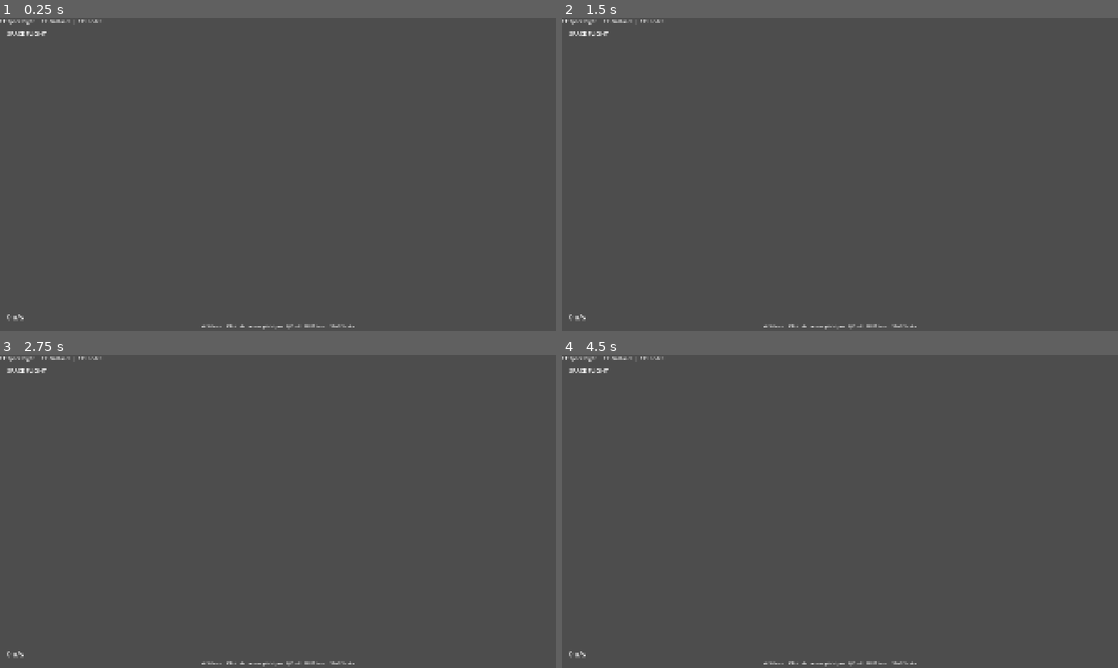
Above: before the commit, frames 1-4 (two rows, left to right).
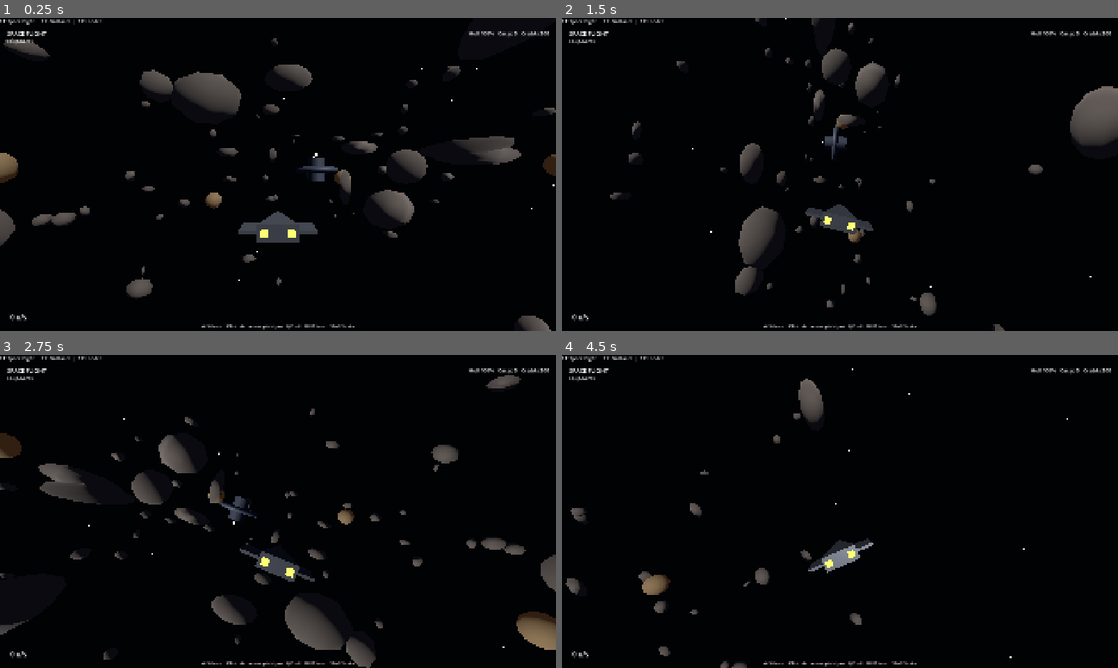
Above: after the commit, the same moments.

Repository: chezgoulet/reachlock
Game: Godot game, scene res://scenes/main.tscn
The game is run twice, just before and just after one commit, with the same random seed, the same clock (stepped at 60 frames per second) and the same inputs.
Inputs:
- Up to frame 1 (0.25 s): no input
- Up to frame 2 (1.5 s): tap Enter at 0.5 s; hold E (roll_right) 0.53-1.28 s; hold Shift (boost) 0.53-1.28 s; hold Space (brake) from 1.28 s (still down); tap Ctrl (fire) at 1.35 s
- Up to frame 3 (2.75 s): release Space (brake) at 2.03 s; hold E (roll_right) from 2.03 s (still down); tap R (interact) at 2.1 s
- Up to frame 4 (4.5 s): release E (roll_right) at 2.78 s; hold Up (pitch_up) 2.78-3.53 s; tap F (mine) at 2.85 s; hold Shift (boost) 3.53-4.28 s; hold Q (roll_left) from 3.53 s (still down); tap Ctrl (fire) at 4.35 s

The runs differ from the first frame. In frame 1, 95% of the frame differs, in the area x 0-100%, y 0-100%; in frame 2, 96%; in frame 3, 95%; in frame 4, 99%.
Error before the commit: Parse Error: Cannot infer the type of "desired" variable because the value doesn't have a set type. (res://scripts/space/space_flight.gd:175)
Error after the commit: Invalid access to property or key 'global_position' on a base object of type 'Nil'. (res://scripts/space/space_flight.gd:330)

Commit message:
Fix GDScript type inference in space_flight.gd — var x := dict.get() again
Line 170-171: throttle and strafe read from controls dict via .get(),
which returns Variant. Explicit float typing required.

Diff:
--- a/godot/scripts/space/space_flight.gd
+++ b/godot/scripts/space/space_flight.gd
@@ -167,8 +167,8 @@
 	var boost_factor: float = _stats.boost_multiplier if _boosting else 1.0
 	var speed: float = _stats.top_speed * boost_factor
 	var accel: float = _stats.acceleration * boost_factor
-	var throttle := controls.get("throttle", 0.0)
-	var strafe := controls.get("strafe", 0.0)
+	var throttle: float = controls.get("throttle", 0.0)
+	var strafe: float = controls.get("strafe", 0.0)
 	# Legacy strafe support via keyboard fallback
 	if strafe == 0.0:
 		strafe = Input.get_axis("strafe_left", "strafe_right") * 0.6
